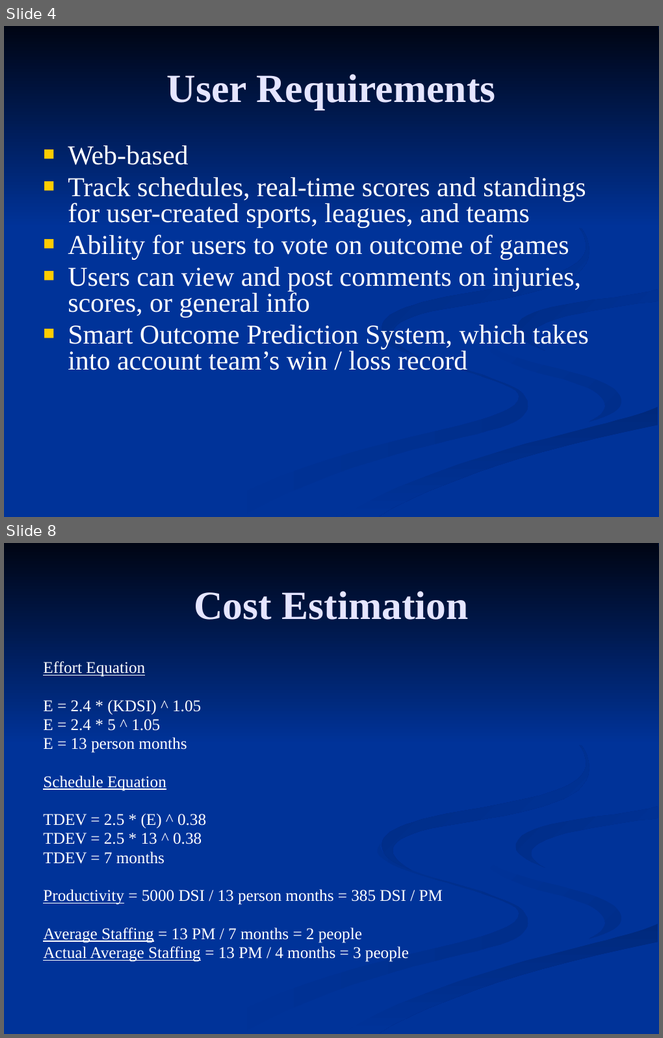
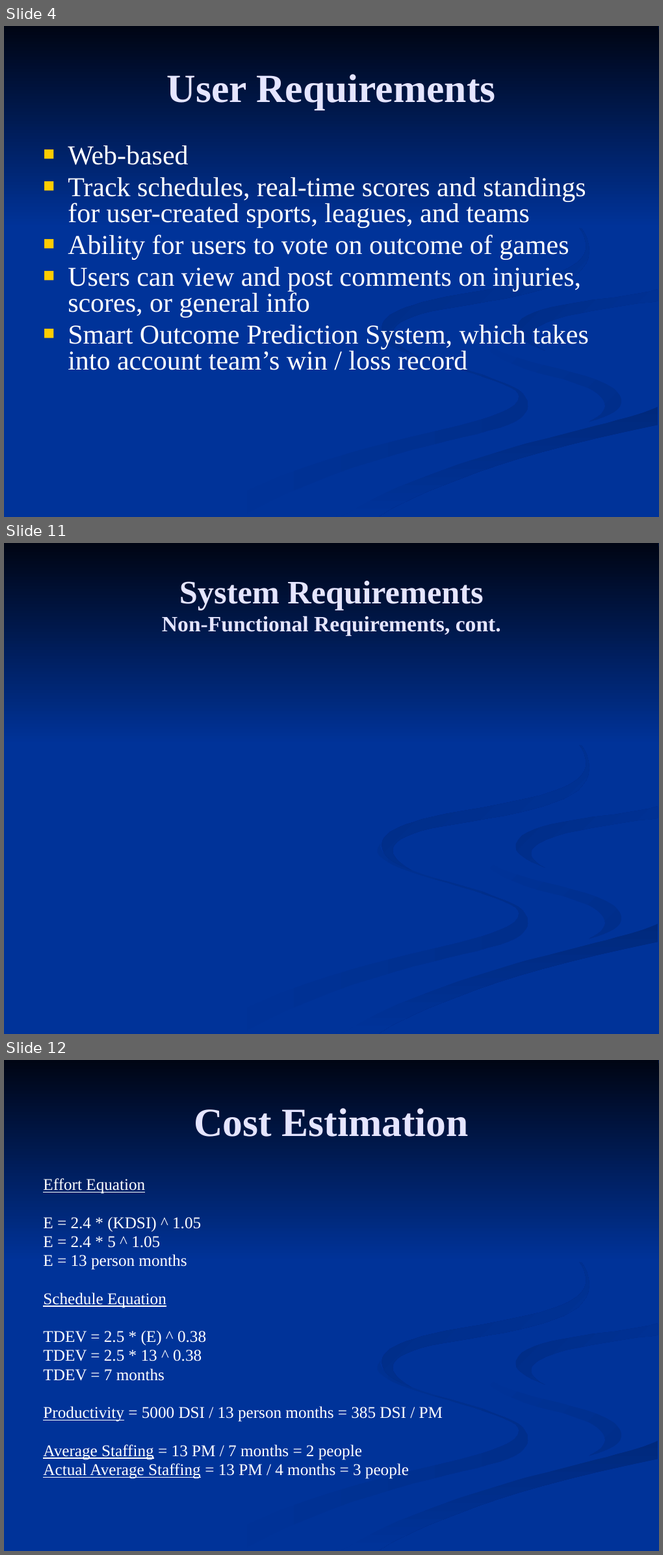
Before and after one commit to c0bra99/sports-score-tracker, a slide deck: Documents/Presentation 1.pptx. Shown one above the other, each under a label of ours: slides 4 and 8 before the commit, slides 4, 11 and 12 after it; the slides between them are not shown. The pictures are 663x1038 and 663x1555 pixels, drawn with LibreOffice and Linux fonts; fonts in the diff are those of the drawing. Boxes give left, top, right and bottom in pixels: in the first picture for what was removed or moved away, otherwise in the second. Text is boxed around its words. In the diff, an @@ line names an element or a change of style, - is before the commit and + after.

```diff
--- a/Documents/Presentation 1.pptx
+++ b/Documents/Presentation 1.pptx
@@ slide 11 added at bbox=[4, 543, 659, 1034], background #003399; not listed: 7 template elements that a slide beside it also shows @@
@@ title added at bbox=[162, 581, 501, 636], 24 pt, text #E5E5FF, bold @@
+System Requirements
+Non-Functional Requirements, cont.
@@ what was slide 8 is now slide 12 @@
```
Also in this commit, not shown: 3 slides changed, 3 other slides added.
